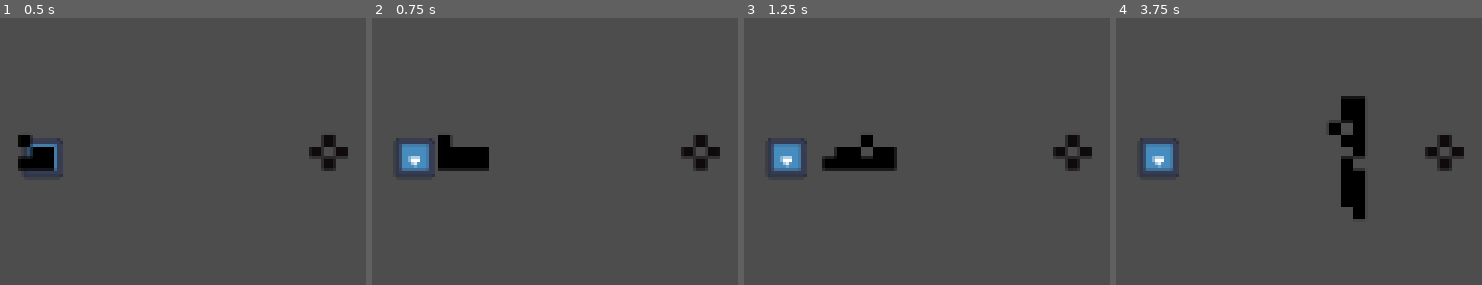
Above: before the commit, frames 1-4 (left to right).
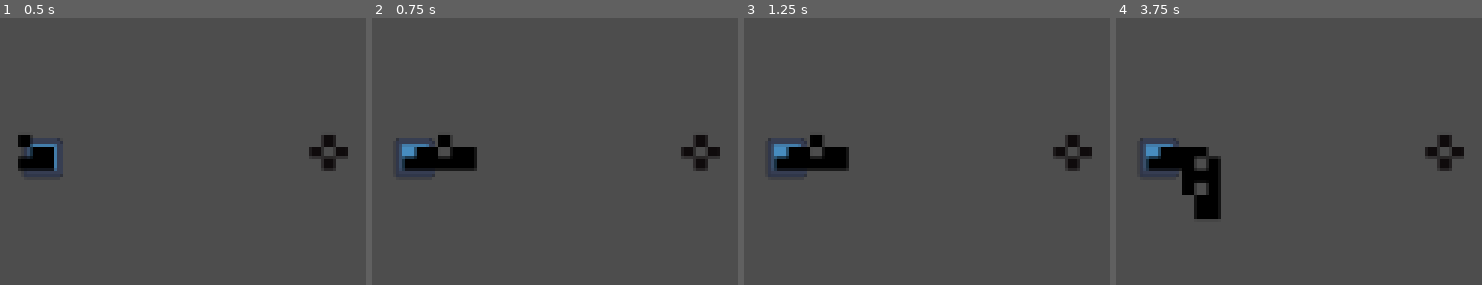
Above: after the commit, the same moments.

Repository: Vexcenot/SnakeRemastered
Game: Godot game, scene res://scenes scripts/main.tscn
Same seed, same stepped clock (60 frames per second), same inputs: the game is played once before the commit and once after it. The engine's default icon, where the game draws it, is replaced by a stand-in: a white triangle on a blue panel in a dark square.
Inputs:
- Up to frame 1 (0.5 s): no input
- Up to frame 2 (0.75 s): tap Enter at 0.5 s; hold Right (ui_right) from 0.53 s (still down); hold Space (action) from 0.53 s (still down)
- Up to frame 3 (1.25 s): keep holding Right (ui_right); keep holding Space (action)
- Up to frame 4 (3.75 s): release Right (ui_right) at 1.28 s; release Space (action) at 1.28 s; hold Down (ui_down) 1.28-2.03 s; tap Shift (action2) at 1.35 s; hold Right (ui_right) 2.03-2.78 s; hold Alt (action3) 2.03-2.78 s; hold Up (ui_up) 2.78-3.53 s; tap Space (action) at 2.85 s; hold Left (ui_left) from 3.53 s (still down); hold Shift (action2) from 3.53 s (still down)

Frame 1 is identical in both runs. In frame 2, 1.2% of the frame differs, in the area x 8-32%, y 48-58%; in frame 3, 2.5%; in frame 4, 5.6%, in the area x 8-69%, y 29-76%.

Commit message:
FIXED TAILS

Diff:
--- /dev/null
+++ b/scenes scripts/fullArea.tscn
@@ -0,0 +1,11 @@
+[gd_scene load_steps=2 format=3 uid="uid://ch22o7aymoc0b"]
+
+[sub_resource type="RectangleShape2D" id="RectangleShape2D_23j36"]
+
+[node name="full" type="Node2D"]
+
+[node name="Area2D" type="Area2D" parent="."]
+
+[node name="CollisionShape2D" type="CollisionShape2D" parent="Area2D"]
+scale = Vector2(0.83999854, 0.83999854)
+shape = SubResource("RectangleShape2D_23j36")
--- a/scenes scripts/global.gd
+++ b/scenes scripts/global.gd
@@ -1,5 +1,5 @@
 extends Node
-var originalTime = 0.4
+var originalTime = 1
 var finalTime : float = originalTime
 var time : float = originalTime
 var currentDirection : String = "where the player is currently facing"
--- a/scenes scripts/player.gd
+++ b/scenes scripts/player.gd
@@ -5,6 +5,7 @@
 enum {limitHor, limitVer ,limitUp, limitDown, limitLeft, limitRight}
 var direction : int = stop
 var tail = preload("res://scenes scripts/tail.tscn")
+var full = preload("res://scenes scripts/fullArea.tscn")
 
 var finalTime : float = 1
 var time : float = 0
@@ -30,17 +31,17 @@
 func _ready() -> void:
 	Global.tick.connect(update)
 	#teleport()
-	#positionHistory.append(global_position)
-	#directionHistory.append(direction)
-	#turnHistory.append(0)
+	positionHistory.append(global_position)
+	positionHistory.append(global_position)
+	directionHistory.append(direction)
+	eatHistory.append(false)
+	turnHistory.append(0)
 
 func _process(delta: float) -> void:
 	if openJaw >= 1:
 		$headSprite.frame = 5
 	else:
 		$headSprite.frame = 2
-	print(rtBlocked)
-
 #spawns tail on game start
 #FIX THIS
 func teleport():
@@ -52,13 +53,16 @@
 		position.x += moveDistance
 		updateArrays()
 
+#runs every tick
 func update():
+
+
 	colCheck()
+
 	move()
 
 	spawnTail()
 	updateTail()
-
 
 	#print("tur ", turnHistory)
 	#print("dir ", directionHistory)
@@ -97,18 +101,23 @@
 
 # spawns tail at head current pos and adds it to array
 func spawnTail():
+	#pushes full sprite to array then spawn tails
 	if eat > 0 and direction != stop:
 		eat -= 1
+		eatHistory.append(true)
+
 		var spawn = tail.instantiate()
-		get_parent().add_child(spawn)
+
 		spawn.global_position = global_position
 		tailSegments.push_front(spawn)  # Add new tail segment to array for tracking
-
+		spawn.direction = directionHistory[-2]
+		spawn.nextDirection = directionHistory.back()
+		spawn.fuck = "on"
 		#sets last tail
 		if tailSegments.size() <= 1:
 			tailSegments.back().lastTail = true
-		eatHistory.append(true)
-
+		get_parent().add_child(spawn)
+	#pushes empty stomach to array
 	else:
 		eatHistory.append(false)
 
@@ -141,6 +150,7 @@
 			if eatIndex >= 0:
 				var segmentEat = eatHistory[eatIndex]
 				tailSegments[i].full = segmentEat
+			tailSegments[i].fuck = "on"
 
 #AAAAAAAAA end
 
@@ -332,3 +342,16 @@
 func _on_head_area_area_entered(area: Area2D) -> void:
 	if area.name == "food":
 		eat += 1
+	#if area.name == "food":
+		##var fuller = full.instantiate()
+		##get_parent().add_child(full)
+		##full.global_position = global_position
+		##eatHistory.append(true)
+		#var spawn = tail.instantiate()
+		#get_parent().add_child(spawn)
+		#spawn.global_position = global_position
+		#tailSegments.push_front(spawn)  # Add new tail segment to array for tracking
+		#
+		##sets last tail
+		#if tailSegments.size() <= 1:
+			#tailSegments.back().lastTail = true
--- a/scenes scripts/tail.gd
+++ b/scenes scripts/tail.gd
@@ -6,20 +6,21 @@
 @export var nextDirection : int
 @export var lastTail : bool = false
 var turning : bool = false
-var activate : bool = false
-var full : bool = false
+var full : bool = true #make this true if cant update upon spawn on player script
+var fuck : String = "off"
+
 
 func _ready() -> void:
+	print(direction,nextDirection)
 	Global.tick.connect(update)
+	update()
 
 func update():
+
 	#print(direction, nextDirection)
-	if !activate:
-		#activate = true
-		visible = true
-		$StaticBody2D/CollisionShape2D.disabled = false
+	visible = true
+	$StaticBody2D/CollisionShape2D.disabled = false
 		#print(direction, nextDirection)
-
 
 	if direction != nextDirection and direction != stop:
 		turning = true #true
@@ -29,7 +30,7 @@
 		if lastTail:
 			pass
 		elif full:
-			frame = 6
+			frame = 7
 		else:
 			frame = 3
 	else:
